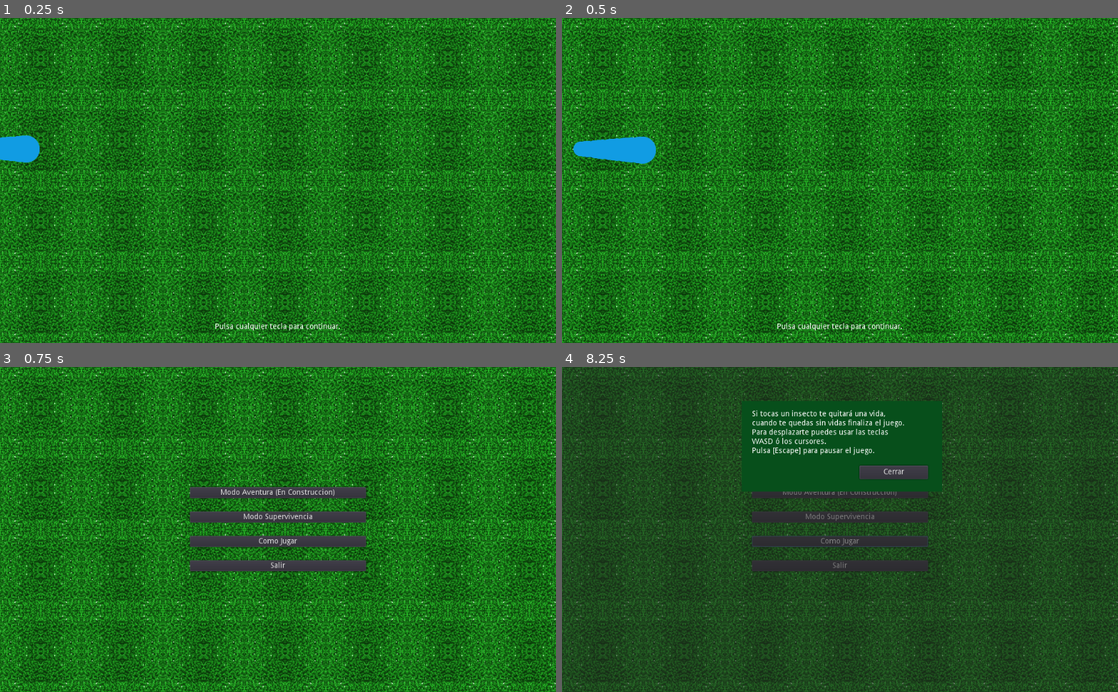
Above: before the commit, frames 1-4 (two rows, left to right).
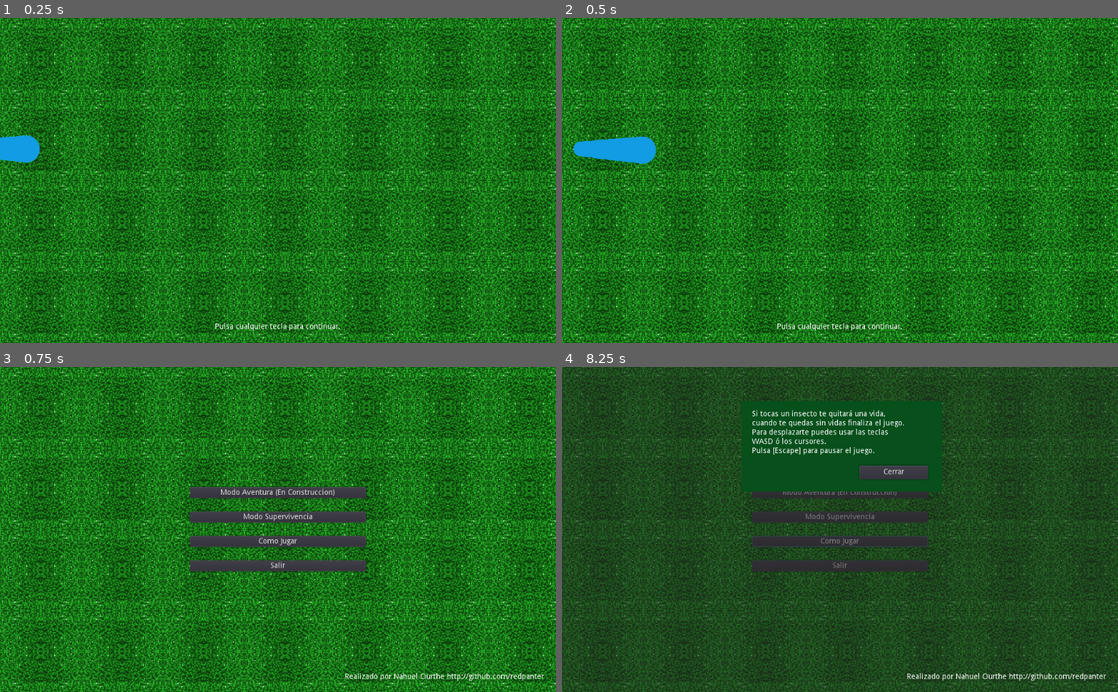
Above: after the commit, the same moments.

Repository: nourthe/nombres
Game: Godot game, scene res://intro.tscn
Same seed, same stepped clock (60 frames per second), same inputs: the game is played once before the commit and once after it.
Inputs:
- Up to frame 1 (0.25 s): no input
- Up to frame 2 (0.5 s): no input
- Up to frame 3 (0.75 s): tap Enter at 0.5 s; hold Right (pj_right) from 0.53 s (still down)
- Up to frame 4 (8.25 s): release Right (pj_right) at 1.25 s; click "Modo Aventura (En Construccio…" at 1.25 s; click "Volver al menú" at 2 s; click "Modo Supervivencia" at 2.75 s; hold Down (pj_down) 3.53-4.28 s; hold Right (pj_right) 4.28-5.03 s; hold Up (pj_up) 5.03-5.78 s; hold Left (pj_left) 5.78-7.25 s; tap Escape (pause) at 6.4 s; click "Volver al Menú" at 7.25 s; click "Como Jugar" at 8 s

Frames 1-2 are identical in both runs. In frame 3, 0.3% of the frame differs, in the area x 62-98%, y 94-97%; in frame 4, 0.3%.

Commit message:
Añadido creditos y acomodo de codigo

Diff:
--- a/escenas/menu.tscn
+++ b/escenas/menu.tscn
@@ -89,6 +89,13 @@
 hint_tooltip = "Cerrar la ventana"
 text = "Cerrar"
 
+[node name="Creditos" type="Label" parent="."]
+margin_left = 635.057
+margin_top = 564.928
+margin_right = 1002.06
+margin_bottom = 578.928
+text = "Realizado por Nahuel Ourthe http://github.com/redpanter"
+
 [connection signal="pressed" from="MarginContainer/botonera/aventura" to="." method="_on_aventura"]
 [connection signal="pressed" from="MarginContainer/botonera/super" to="." method="on_super"]
 [connection signal="pressed" from="MarginContainer/botonera/como" to="." method="_on_como"]
--- a/escenas/menu_aventura.tscn
+++ b/escenas/menu_aventura.tscn
@@ -1,8 +1,9 @@
 [gd_scene load_steps=4 format=2]
 
-[ext_resource path="res://escenas/menu_aventura.gd" type="Script" id=1]
+[ext_resource path="res://src/menu_aventura.gd" type="Script" id=1]
 [ext_resource path="res://objects/fondo.tscn" type="PackedScene" id=2]
 [ext_resource path="res://assets/themes/menu_aventura_theme.tres" type="Theme" id=3]
+
 
 [node name="menu_aventura" type="Control"]
 anchor_right = 1.0
--- a/escenas/supervivencia.tscn
+++ b/escenas/supervivencia.tscn
@@ -5,7 +5,8 @@
 [ext_resource path="res://objects/personaje.tscn" type="PackedScene" id=3]
 [ext_resource path="res://src/personaje.gd" type="Script" id=4]
 [ext_resource path="res://objects/insecto.tscn" type="PackedScene" id=5]
-[ext_resource path="res://escenas/pause_popup.gd" type="Script" id=6]
+[ext_resource path="res://src/pause_popup.gd" type="Script" id=6]
+
 
 [node name="Juego" type="Node"]
 script = ExtResource( 1 )
Renamed: escenas/menu_aventura.gd -> src/menu_aventura.gd
Renamed: escenas/pause_popup.gd -> src/pause_popup.gd
